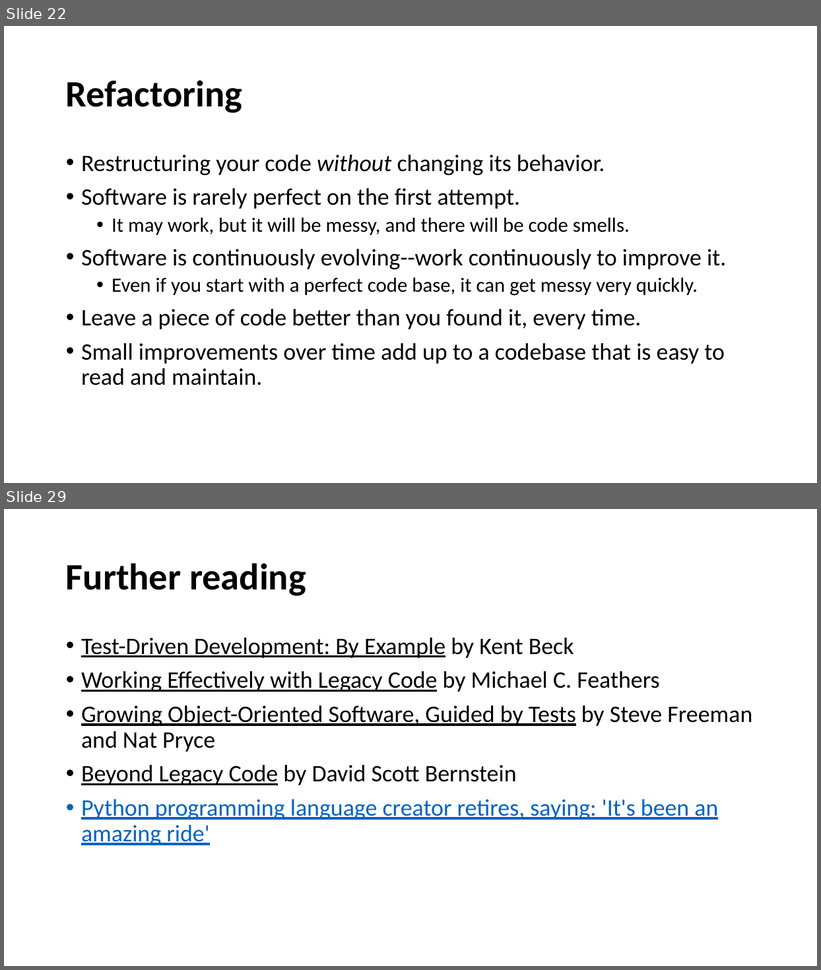
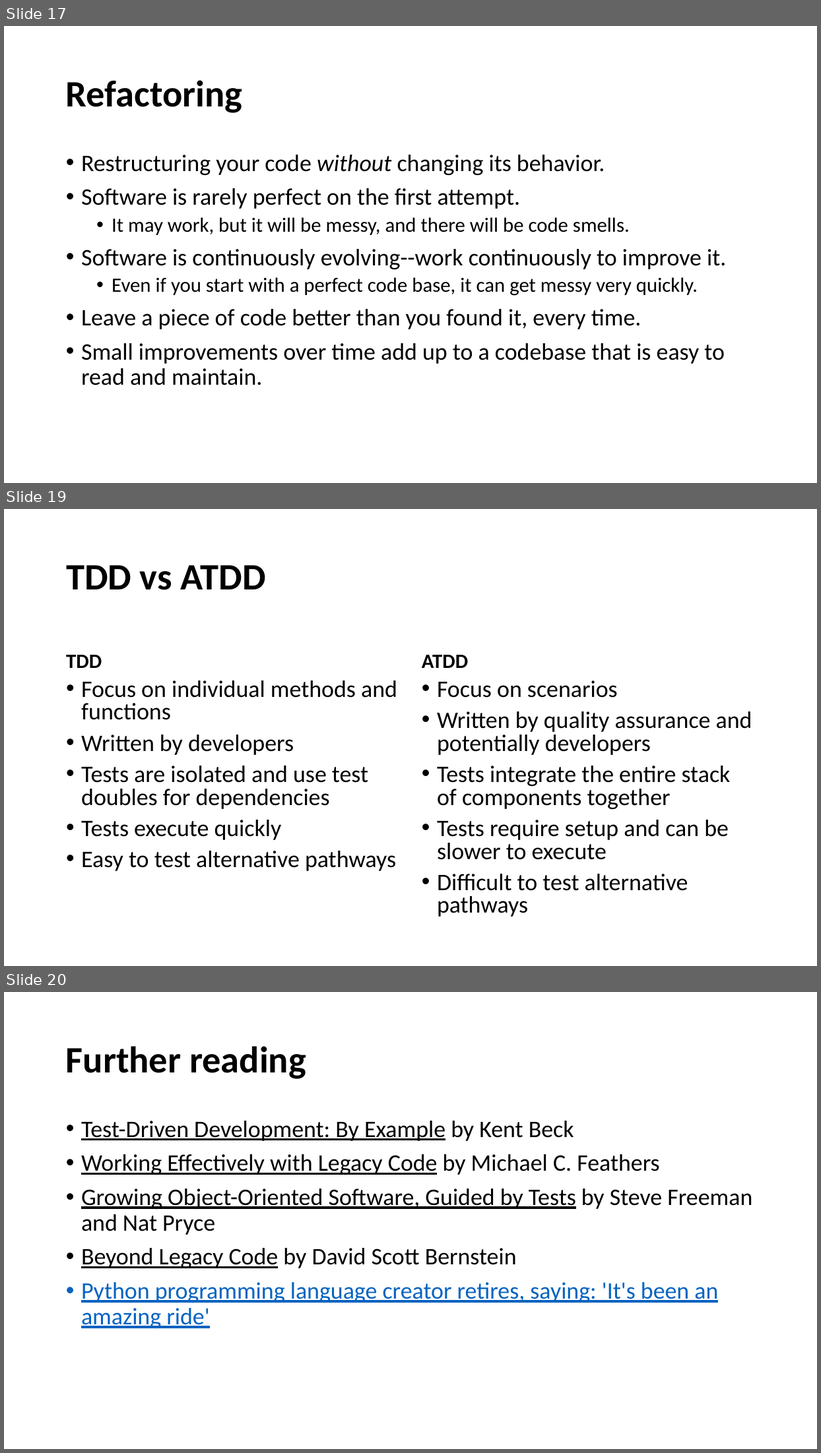
Before and after one commit to cebartling/test-driven, a slide deck: presentations/Introduction to Test-Driven Development.pptx. Shown one above the other, each under a label of ours: slides 22 and 29 before the commit, slides 17, 19 and 20 after it; the slides between them are not shown. The pictures are 821x970 and 821x1453 pixels, drawn with LibreOffice and Linux fonts; fonts in the diff are those of the drawing. Boxes give left, top, right and bottom in pixels: in the first picture for what was removed or moved away, otherwise in the second. Text is boxed around its words. In the diff, an @@ line names an element or a change of style, - is before the commit and + after.

```diff
--- a/presentations/Introduction to Test-Driven Development.pptx
+++ b/presentations/Introduction to Test-Driven Development.pptx
@@ slide 19 added at [4, 509, 817, 966], background #FFFFFF @@
@@ title added at [66, 565, 266, 590], 44 pt, text #000000, bold @@
+TDD vs ATDD
@@ text added at [66, 655, 102, 668], 24 pt, text #000000, bold @@
+TDD
@@ text added at [422, 655, 468, 668], 24 pt, text #000000, bold @@
+ATDD
@@ text added at [81, 681, 397, 871], 28 pt, text #000000 @@
+• Focus on individual methods and functions
+• Written by developers
+• Tests are isolated and use test doubles for dependencies
+• Tests execute quickly
+• Easy to test alternative pathways
@@ text added at [437, 681, 752, 917], 28 pt, text #000000 @@
+• Focus on scenarios
+• Written by quality assurance and potentially developers
+• Tests integrate the entire stack of components together
+• Tests require setup and can be slower to execute
+• Difficult to test alternative pathways
@@ what was slide 22 is now slide 17 @@
@@ what was slide 29 is now slide 20 @@
```
Also in this commit, not shown: 6 slides changed, 10 slides removed, 1 other file.
